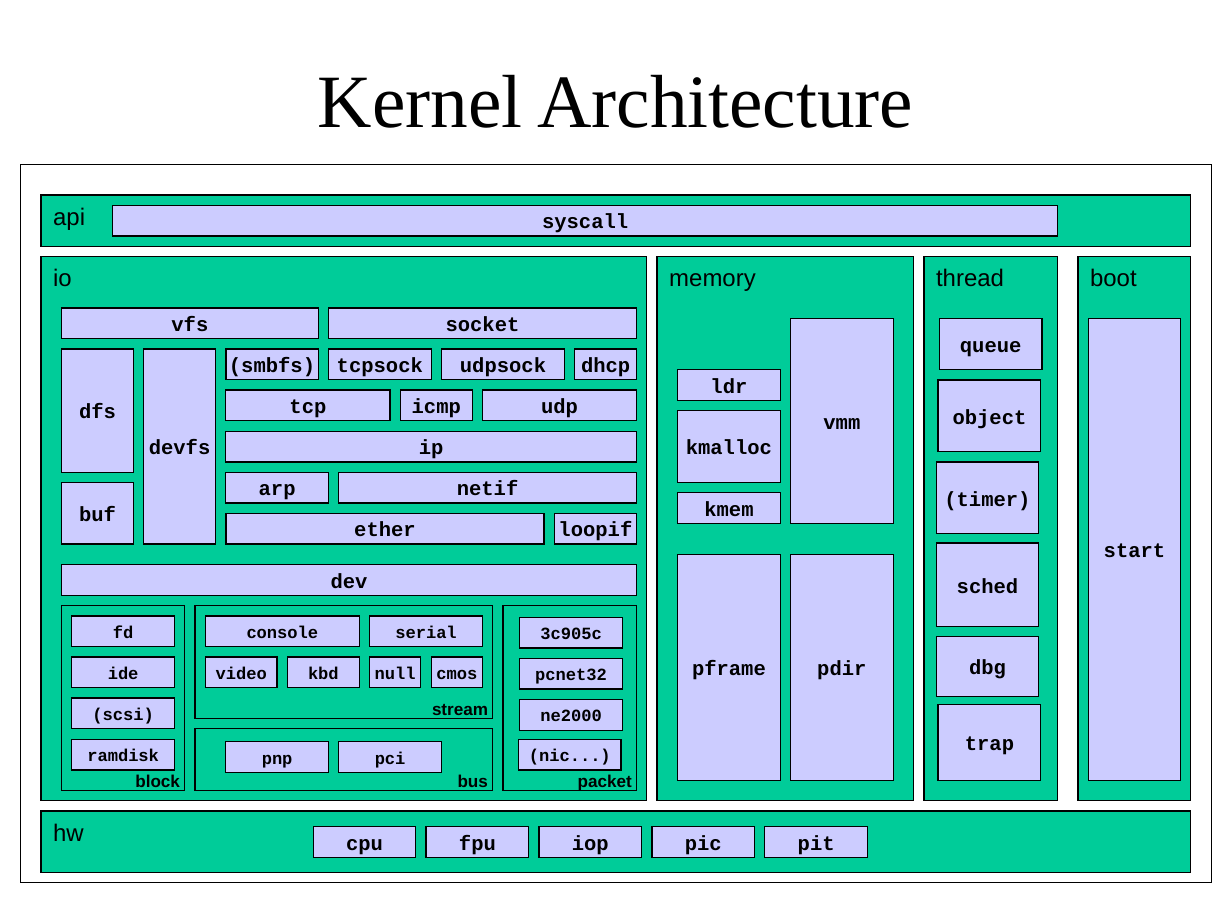
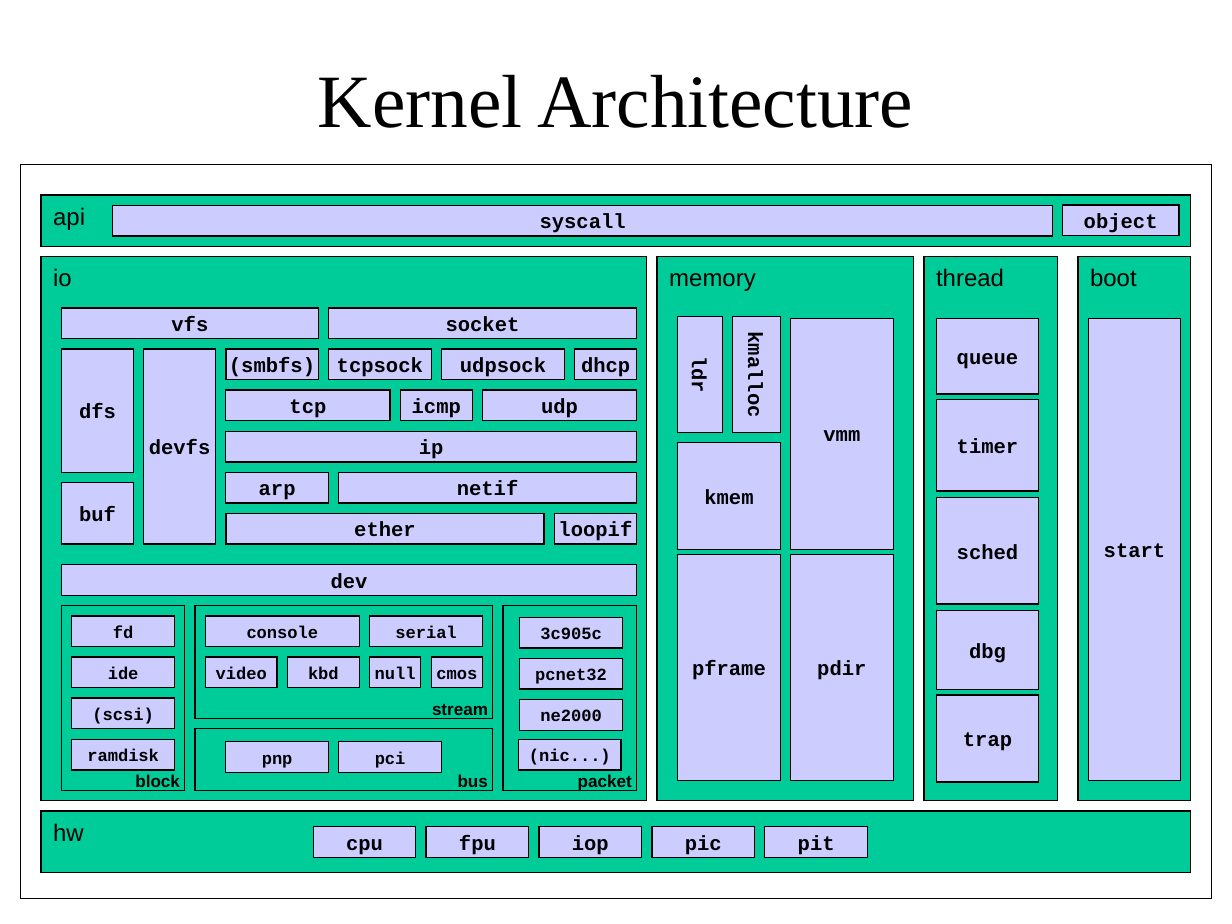
Before and after one commit to ringgaard/sanos, a slide deck: slide 13 of doc/sanostech.ppt. Drawn at 1232x924 pixels with LibreOffice and Linux fonts; fonts in the diff are those of the drawing. Boxes give left, top, right and bottom in pixels: in the first picture for what was removed or moved away, otherwise in the second. Text is boxed around its words. In the diff, an @@ line names an element or a change of style, - is before the commit and + after.

```diff
--- a/doc/sanostech.ppt
+++ b/doc/sanostech.ppt
@@ rectangle: place and size @@
-rectangle at (21, 164, 1212, 882)
+rectangle at (21, 164, 1212, 898)
@@ rectangle "syscall": place and size @@
-rectangle "syscall" at (113, 206, 1058, 237)
+rectangle "syscall" at (113, 206, 1053, 237)
@@ rectangle "object": place and size @@
-rectangle "object" at (938, 379, 1040, 451)
+rectangle "object" at (1062, 205, 1179, 235)
@@ rectangle "ldr": place and size @@
-rectangle "ldr" at (678, 370, 780, 400)
+rectangle "ldr" at (678, 317, 723, 432)
@@ rectangle "kmalloc": place and size @@
-rectangle "kmalloc" at (678, 410, 780, 482)
+rectangle "kmalloc" at (732, 317, 780, 432)
@@ rectangle "vmm": place and size @@
-rectangle "vmm" at (791, 318, 893, 524)
+rectangle "vmm" at (791, 318, 893, 548)
@@ rectangle "queue": place and size @@
-rectangle "queue" at (940, 318, 1042, 370)
+rectangle "queue" at (936, 318, 1039, 393)
@@ rectangle "timer": place and size @@
-rectangle "timer" at (936, 462, 1039, 533)
+rectangle "timer" at (936, 399, 1039, 490)
@@ rectangle "kmem": place and size @@
-rectangle "kmem" at (678, 493, 780, 524)
+rectangle "kmem" at (678, 442, 780, 549)
@@ text in rectangle at (957, 439, 1019, 454): text changed @@
-(timer)
+timer
@@ rectangle "sched": place and size @@
-rectangle "sched" at (936, 543, 1039, 627)
+rectangle "sched" at (936, 498, 1039, 605)
@@ rectangle "dbg": place and size @@
-rectangle "dbg" at (936, 637, 1039, 697)
+rectangle "dbg" at (936, 610, 1039, 690)
@@ rectangle "trap": place and size @@
-rectangle "trap" at (938, 705, 1040, 780)
+rectangle "trap" at (936, 695, 1039, 782)
```
Also in this commit, not shown: 2 other files.
